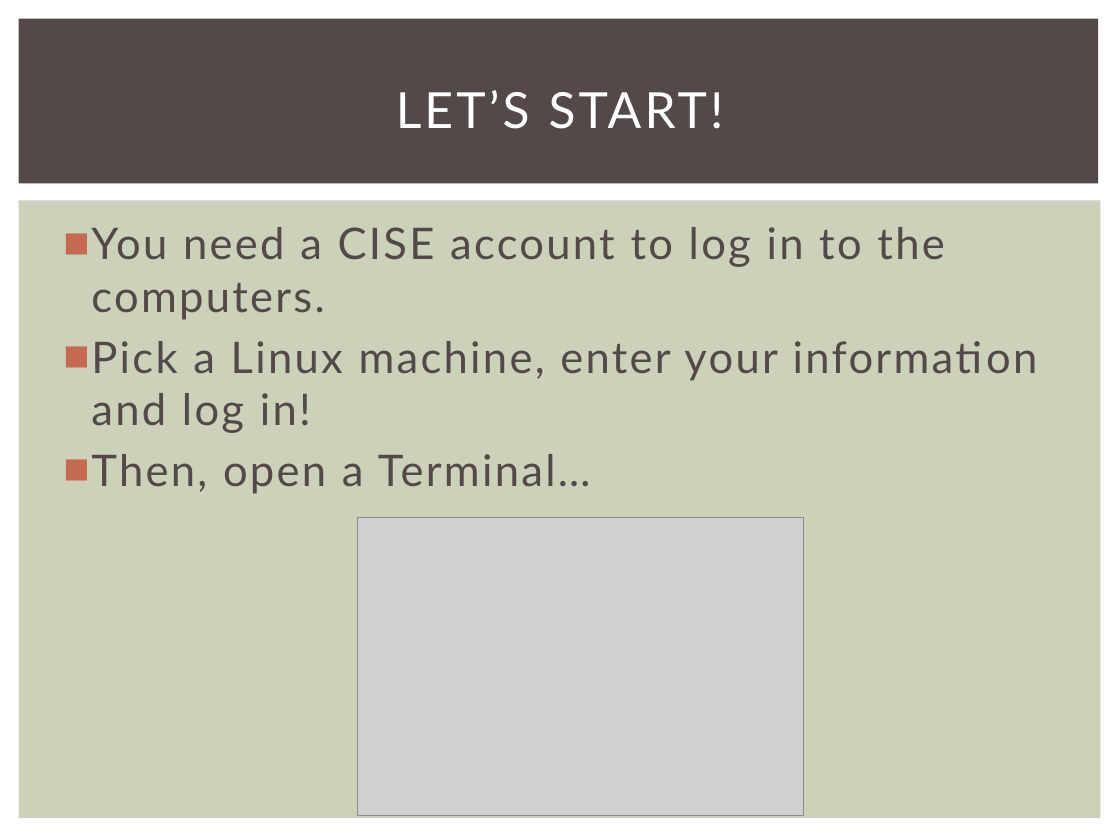
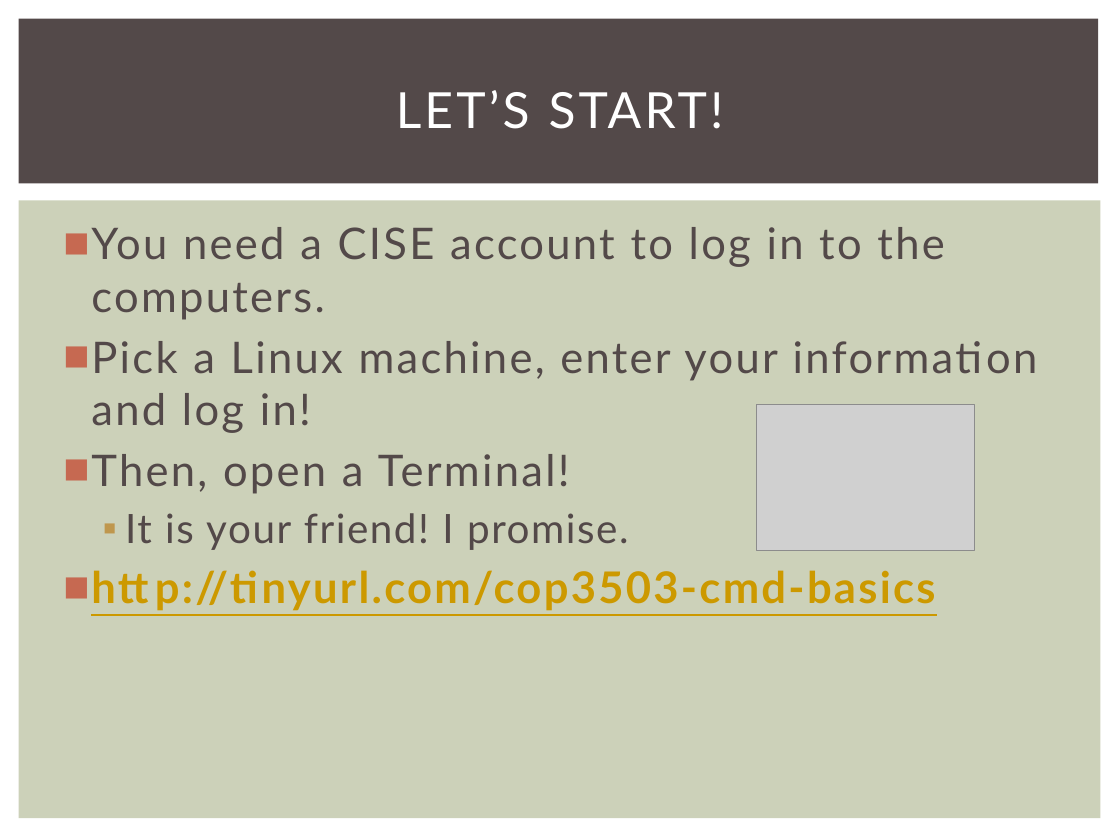
Before and after one commit to JonathanZip/COP3503-Fall2016, a slide deck: slide 3 of Lab_01/Lab1.pptx (slide 2 before the commit). Drawn at 1120x840 pixels with LibreOffice and Linux fonts; fonts in the diff are those of the drawing; grey boxes stand for pictures. Boxes give left, top, right and bottom in pixels: in the first picture for what was removed or moved away, otherwise in the second. Text is boxed around its words. In the diff, an @@ line names an element or a change of style, - is before the commit and + after.

Commit message:
Updated the presentation to be better

```diff
--- a/Lab_01/Lab1.pptx
+++ b/Lab_01/Lab1.pptx
@@ picture: place and size @@
-picture at [357, 517, 803, 816]
+picture at [756, 404, 973, 550]
@@ text at [91, 454, 936, 611]: text changed @@
-■ Then, open a Terminal…
+■ Then, open a Terminal!
+  ▪ It is your friend! I promise.
+■ http://tinyurl.com/cop3503-cmd-basics
```
Also in this commit, not shown: 2 other slides changed, 2 slides added, 1 slide removed.
